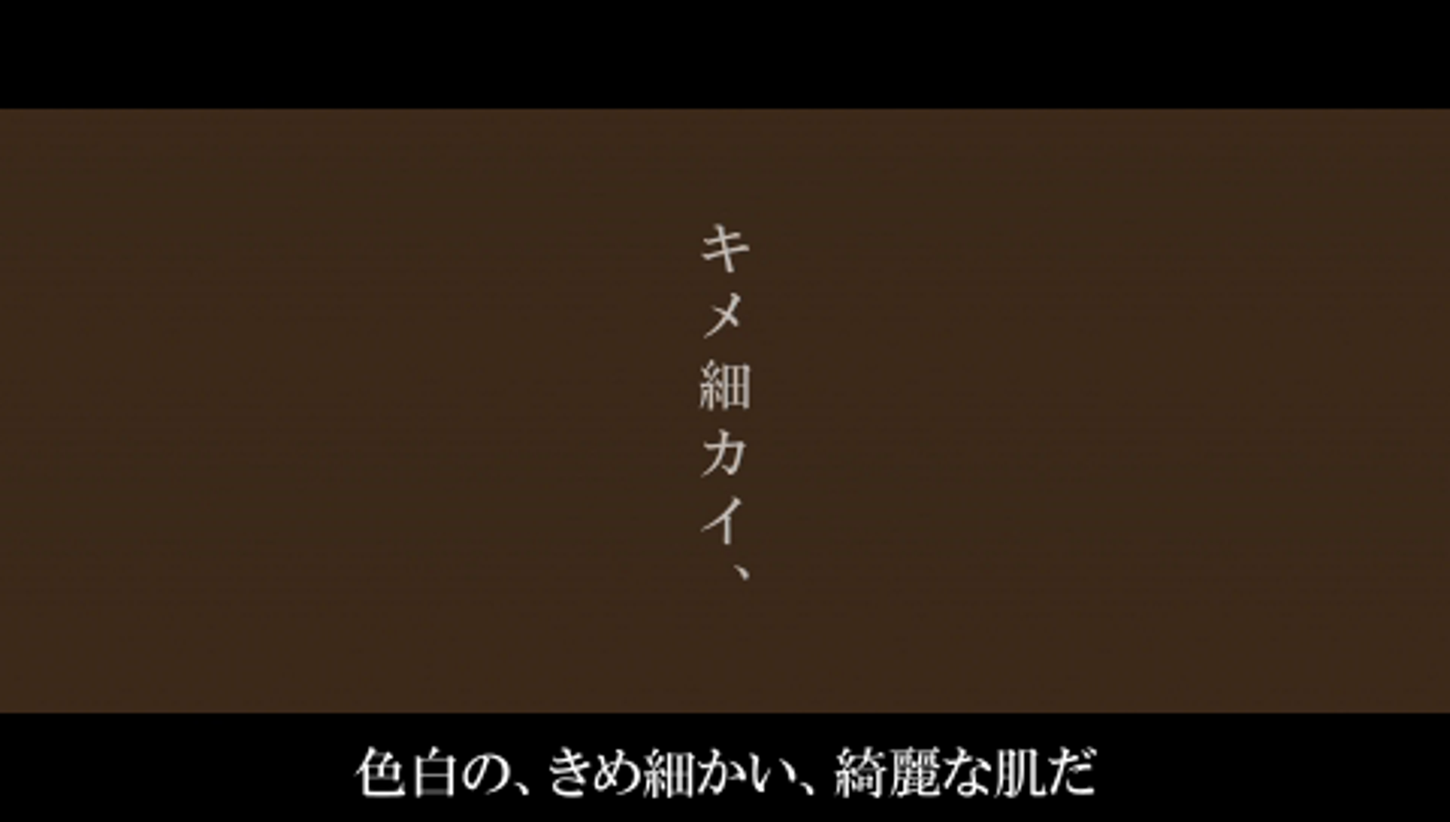
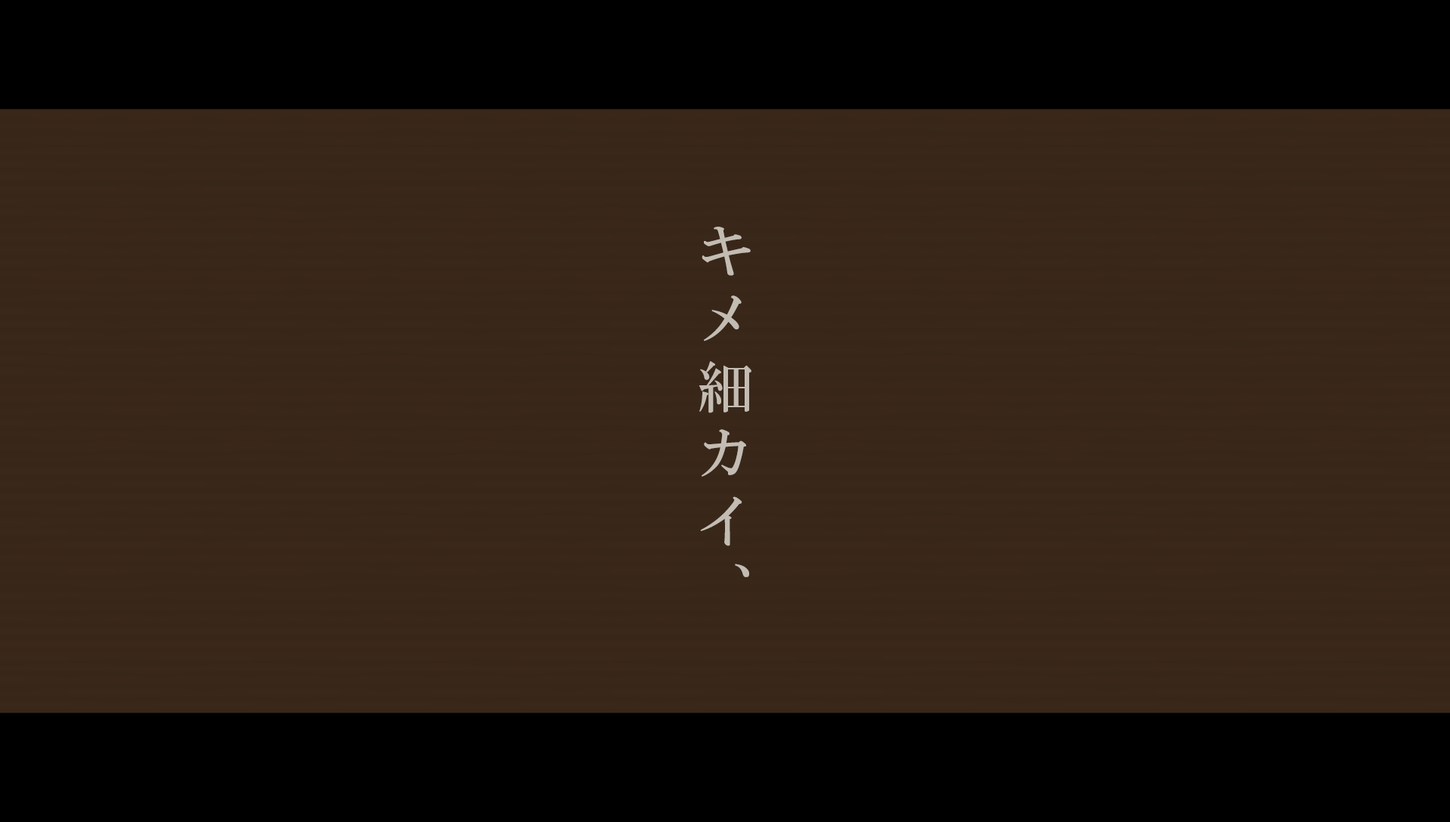
The second 1450x822 image is a revision of the first. Changes to its layers:
added layer "キメ細カイ、" above "Layer 2" over [698, 226, 752, 577]
showed "Layer 2" over [0, 107, 1450, 799]
